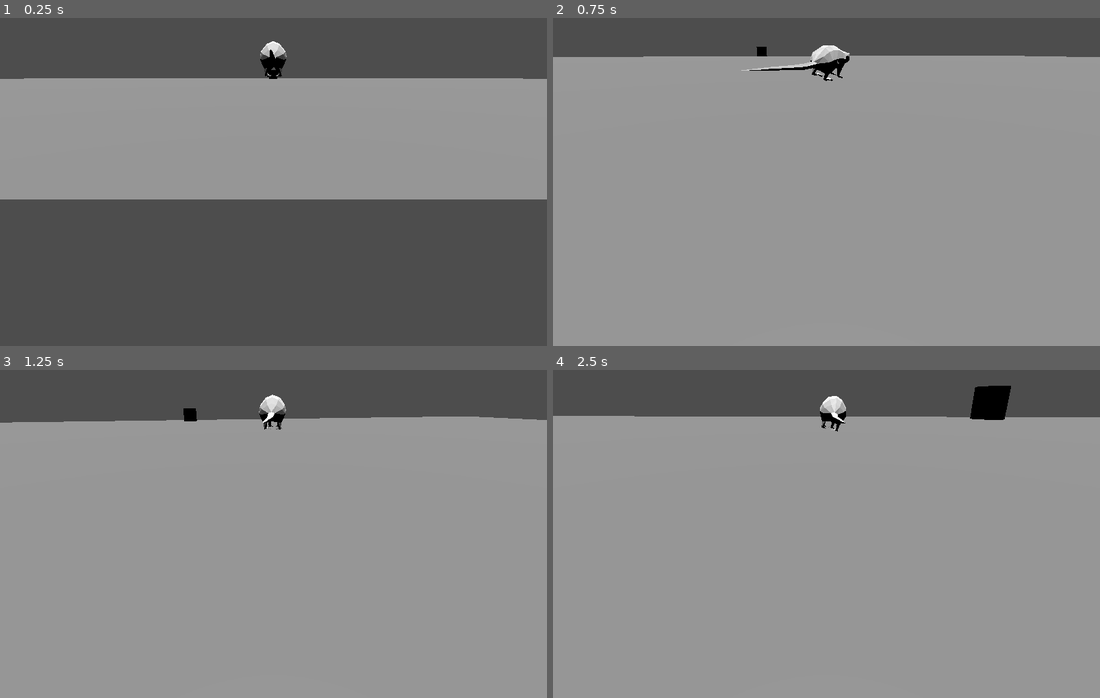
Above: before the commit, frames 1-4 (two rows, left to right).
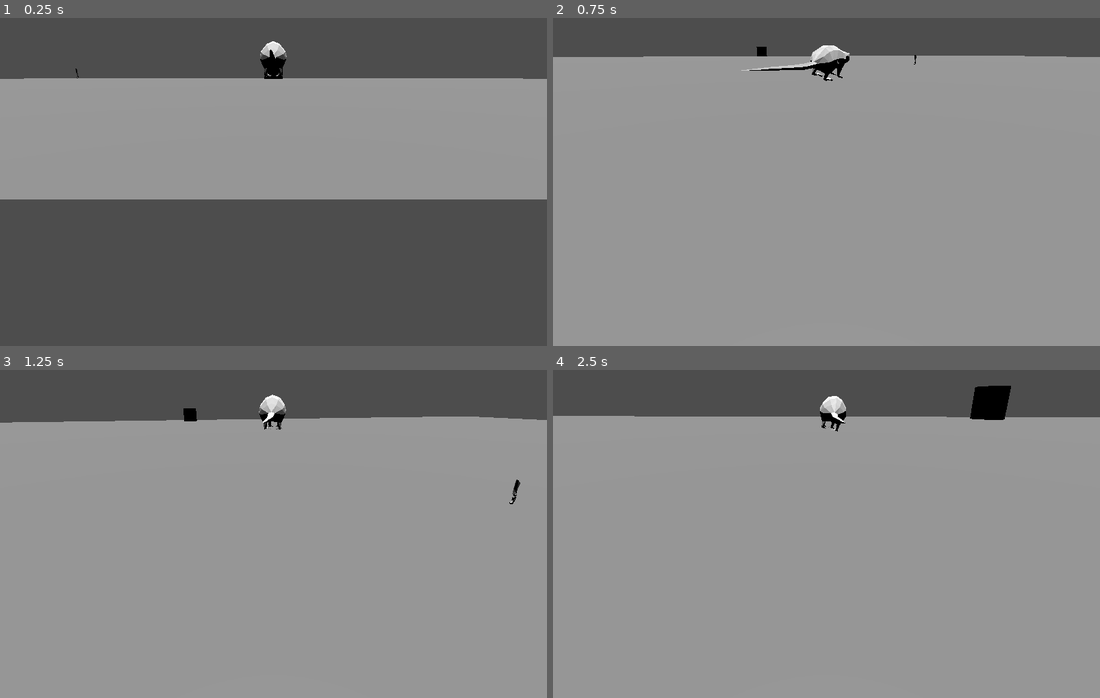
Above: after the commit, the same moments.

Repository: veralece/botr
Game: Godot game, scene res://main.tscn
Two runs of this game, one before a commit and one after it. Both use one fixed random seed, a clock stepped at 60 frames per second and the inputs below.
Inputs (mouse positions are in pixels of both pictures, inside the frame that each line leads up to):
- Up to frame 1 (0.25 s): no input
- Up to frame 2 (0.75 s): tap Enter at 0.5 s; move the mouse to (853, 139) at 0.52 s; hold W (move_forward) from 0.53 s (still down)
- Up to frame 3 (1.25 s): keep holding W (move_forward); tap Space (jump) at 0.77 s
- Up to frame 4 (2.5 s): keep holding W (move_forward); move the mouse to (799, 494) at 1.27 s; tap Space (jump) at 1.52 s; move the mouse to (837, 484) at 2.02 s

The runs differ from the first frame. In frame 1, less than 0.1% of the frame differs, in the area x 13-52%, y 15-19%; in frame 2, less than 0.1%; in frame 3, less than 0.1%, in the area x 93-96%, y 33-41%; in frame 4, nothing differs.

Commit message:
added table & cleaver to scene

Diff:
--- a/main.tscn
+++ b/main.tscn
@@ -1,6 +1,8 @@
-[gd_scene load_steps=7 format=3 uid="uid://o8088i802f43"]
+[gd_scene load_steps=9 format=3 uid="uid://o8088i802f43"]
 
 [ext_resource type="PackedScene" uid="uid://cjxndy4gmqwmx" path="res://player/player.tscn" id="1_s7hun"]
+[ext_resource type="PackedScene" uid="uid://blart4wnbx87m" path="res://table/table.tscn" id="2_a7uqi"]
+[ext_resource type="PackedScene" uid="uid://djypv2eb5d5kr" path="res://cleaver/cleaver.tscn" id="3_c4ulc"]
 
 [sub_resource type="BoxShape3D" id="BoxShape3D_sofdo"]
 size = Vector3(60, 3, 60)
@@ -55,3 +57,9 @@
 transform = Transform3D(1, 0, 0, 0, 1, 0, 0, 0, 1, -28.3962, 0, -0.0215168)
 mesh = SubResource("CylinderMesh_d82uc")
 surface_material_override/0 = SubResource("StandardMaterial3D_a5jq2")
+
+[node name="Table" parent="." instance=ExtResource("2_a7uqi")]
+transform = Transform3D(1, 0, 0, 0, 1, 0, 0, 0, 1, 6.52315, 0, 0)
+
+[node name="Cleaver" parent="." instance=ExtResource("3_c4ulc")]
+transform = Transform3D(1, 0, 0, 0, 1, 0, 0, 0, 1, 5.25563, 0.0828859, -7.29385)
